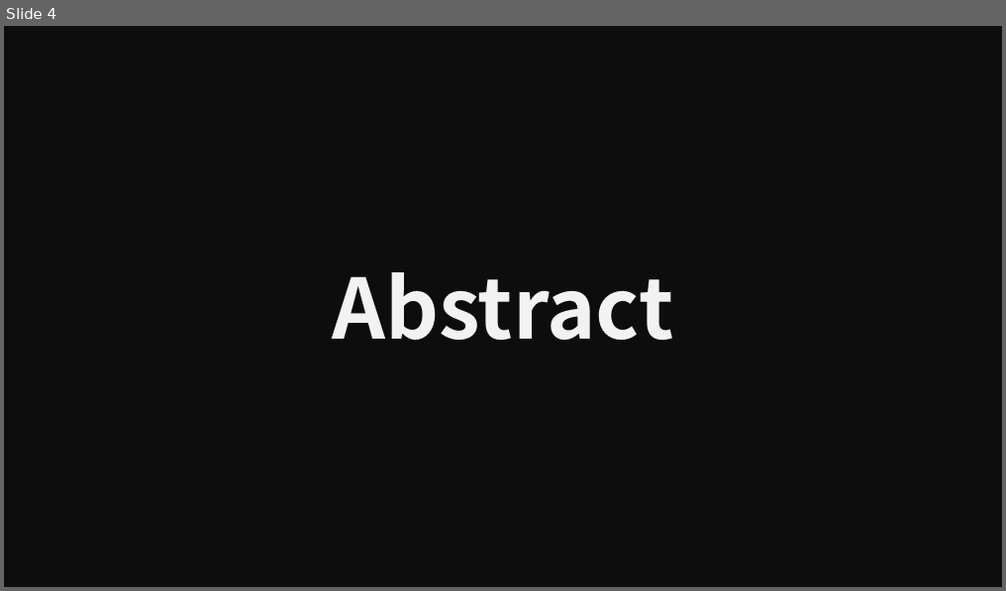
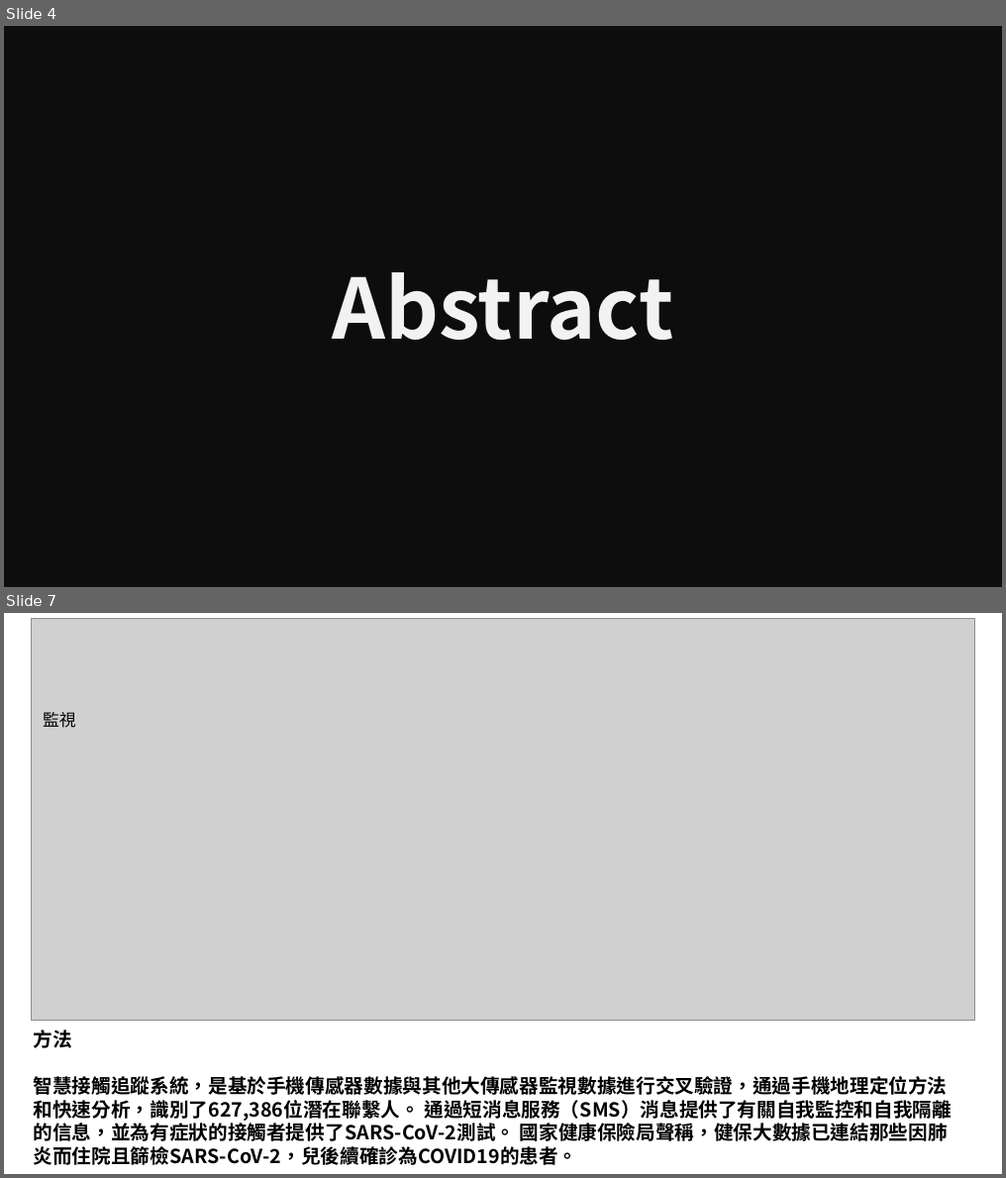
Before and after one commit to littlefish0331/thesis_study, a slide deck: 02_covid19_track/書報討論_COVID19_track_tw.pptx. Shown one above the other, each under a label of ours: slide 4 before the commit, slides 4 and 7 after it; the slides between them are not shown. The pictures are 1006x591 and 1006x1178 pixels, drawn with LibreOffice and Linux fonts; fonts in the diff are those of the drawing; grey boxes stand for pictures. Boxes give left, top, right and bottom in pixels: in the first picture for what was removed or moved away, otherwise in the second. Text is boxed around its words. In the diff, an @@ line names an element or a change of style, - is before the commit and + after.

```diff
--- a/02_covid19_track/書報討論_COVID19_track_tw.pptx
+++ b/02_covid19_track/書報討論_COVID19_track_tw.pptx
@@ slide 7 added at (x1=4, y1=613, x2=1002, y2=1174), background #FFFFFF @@
@@ picture added at (x1=32, y1=619, x2=975, y2=1021) @@
@@ text added at (x1=43, y1=712, x2=76, y2=728), 12 pt, text #000000 @@
+監視
@@ text added at (x1=34, y1=1030, x2=950, y2=1165), 14 pt, text #000000, bold @@
+方法
+智慧接觸追蹤系統，是基於手機傳感器數據與其他大傳感器監視數據進行交叉驗證，通過手機地理定位方法和快速分析，識別了627,386位潛在聯繫人。 通過短消息服務（SMS）消息提供了有關自我監控和自我隔離的信息，並為有症狀的接觸者提供了SARS-CoV-2測試。 國家健康保險局聲稱，健保大數據已連結那些因肺炎而住院且篩檢SARS-CoV-2，兒後續確診為COVID19的患者。
```
Also in this commit, not shown: 3 slides changed, 23 other slides added, 1 slide removed.
